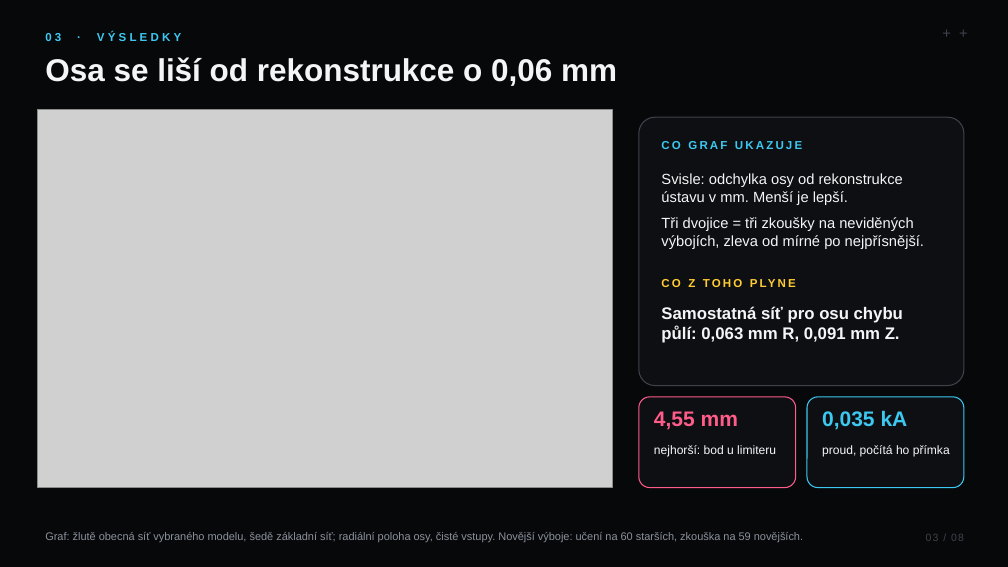
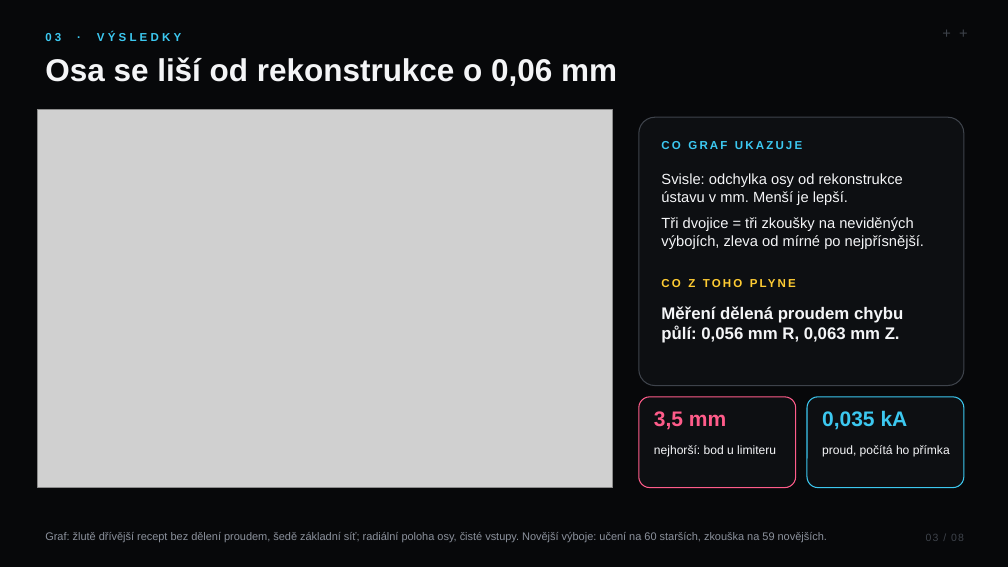
Before and after one commit to mschiller890/hackathon, a slide deck: slide 3 of slides.pptx. Drawn at 1008x567 pixels with LibreOffice and Linux fonts; fonts in the diff are those of the drawing; grey boxes stand for pictures. Boxes give left, top, right and bottom in pixels: in the first picture for what was removed or moved away, otherwise in the second. Text is boxed around its words. In the diff, an @@ line names an element or a change of style, - is before the commit and + after.

```diff
--- a/slides.pptx
+++ b/slides.pptx
@@ text at bbox=[661, 306, 903, 343]: text changed @@
-Samostatná síť pro osu chybu půlí: 0,063 mm R, 0,091 mm Z.
+Měření dělená proudem chybu půlí: 0,056 mm R, 0,063 mm Z.
@@ text at bbox=[654, 411, 726, 430]: text changed @@
-4,55 mm
+3,5 mm
@@ text at bbox=[45, 532, 827, 542]: text changed @@
-Graf: žlutě obecná síť vybraného modelu, šedě základní síť; radiální poloha osy, čisté vstupy. Novější výboje: učení na 60 starších, zkouška na 59 novějších.
+Graf: žlutě dřívější recept bez dělení proudem, šedě základní síť; radiální poloha osy, čisté vstupy. Novější výboje: učení na 60 starších, zkouška na 59 novějších.
```
Also in this commit, not shown: 1 other slide changed, 7 other files.
